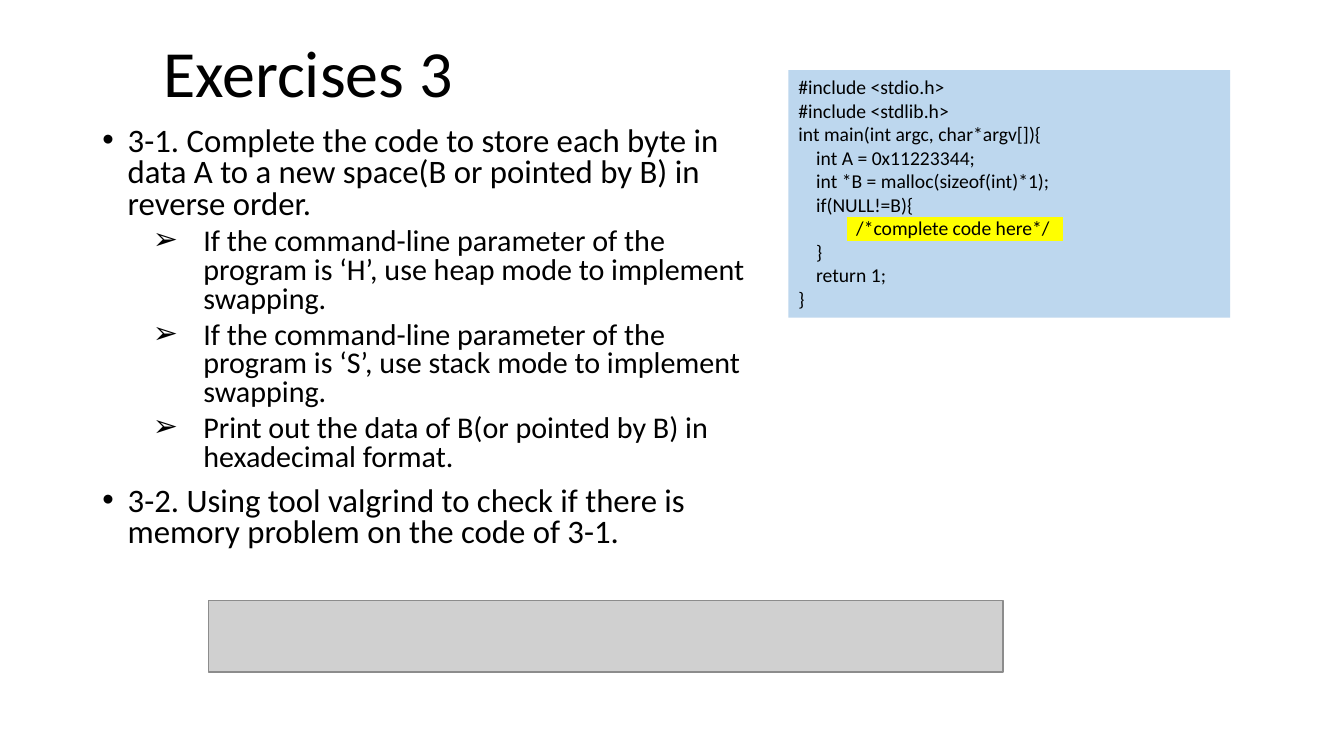
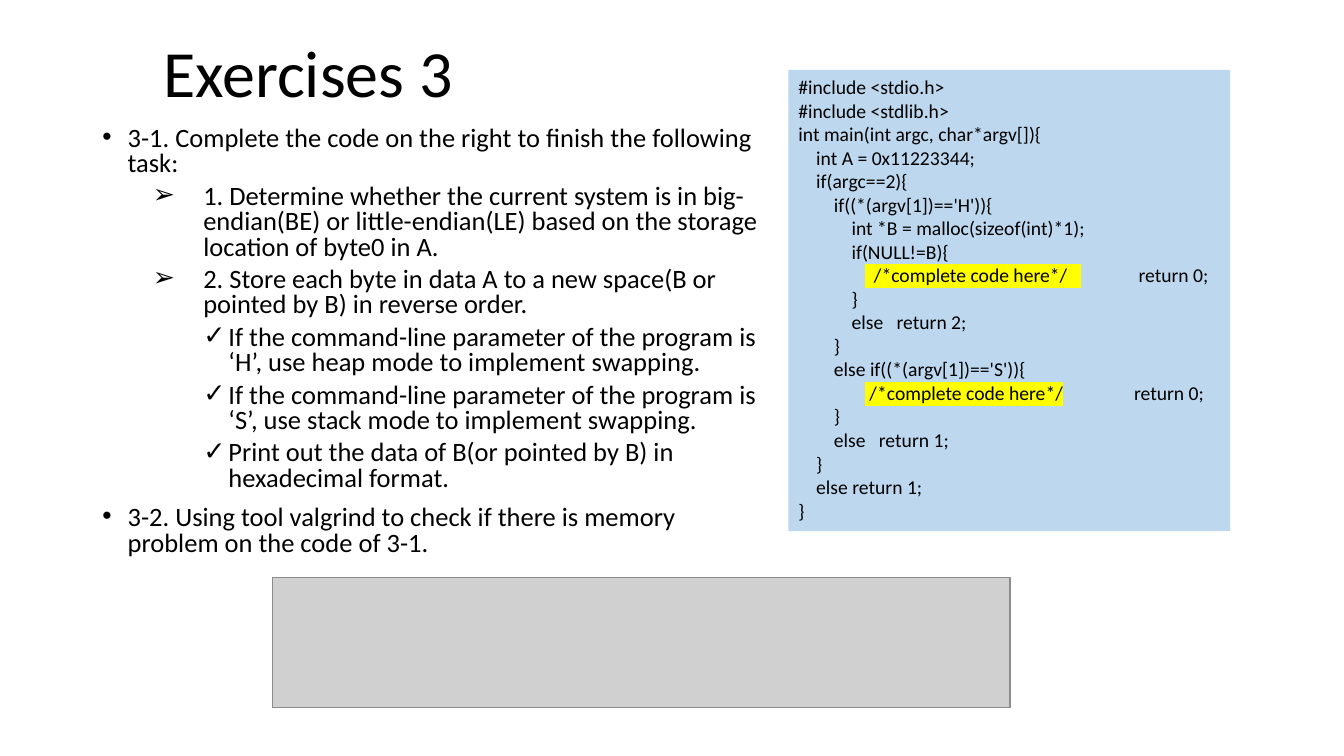
Before and after one commit to ShiqiYu/CPP, a slide deck: slide 18 of week05/Lab05.pptx. Drawn at 1344x756 pixels with LibreOffice and Linux fonts; fonts in the diff are those of the drawing; grey boxes stand for pictures; background and template pictures are left out. Boxes give left, top, right and bottom in pixels: in the first picture for what was removed or moved away, otherwise in the second. Text is boxed around its words. In the diff, an @@ line names an element or a change of style, - is before the commit and + after.

```diff
--- a/week05/Lab05.pptx
+++ b/week05/Lab05.pptx
@@ rectangle "#include <stdio.h>": place and size @@
-rectangle "#include <stdio.h>" at (788, 70, 1230, 318)
+rectangle "#include <stdio.h>" at (788, 70, 1230, 531)
@@ text at (128, 128, 757, 318): text changed; size 23.4 to 18.9 pt @@
-• 3-1. Complete the code to store each byte in data A to a new space(B or pointed by B) in reverse order.
+• 3-1. Complete the code on the right to finish the following task:
+  ➢ 1. Determine whether the current system is in big-endian(BE) or little-endian(LE) based on the storage location of byte0 in A.
+  ➢ 2. Store each byte in data A to a new space(B or pointed by B) in reverse order.
@@ text in rectangle at (816, 174, 993, 216): paragraphs added @@
+if(argc==2){
+if((*(argv[1])=='H')){
@@ text in rectangle at (874, 268, 1067, 285): text changed @@
-/*complete code here*/
+/*complete code here*/ return 0;
@@ text at (128, 327, 755, 557): size 21.4 to 18.9 pt in "If the command-line parameter of the program ...", "If the command-line parameter of the program ...", "Print out the data of B(or pointed ..."; size 23.4 to 18.9 pt in "3-2. Using tool valgrind to check if ..."; bullet ➢ to ✓; list level 2 to 3 in "If the command-line parameter of ..."; list level 2 to 3 in "Print out the data of ..." @@
@@ text in rectangle at (852, 315, 966, 331): text changed @@
-return 1;
+else return 2;
@@ text in rectangle at (816, 361, 1063, 497): paragraphs added @@
+else if((*(argv[1])=='S')){
+/*complete code here*/ return 0;
+}
+else return 1;
+}
+else return 1;
+}
@@ picture: place and size @@
-picture at (209, 601, 1003, 673)
+picture at (273, 578, 1010, 708)
```
Also in this commit, not shown: 1 other file.
